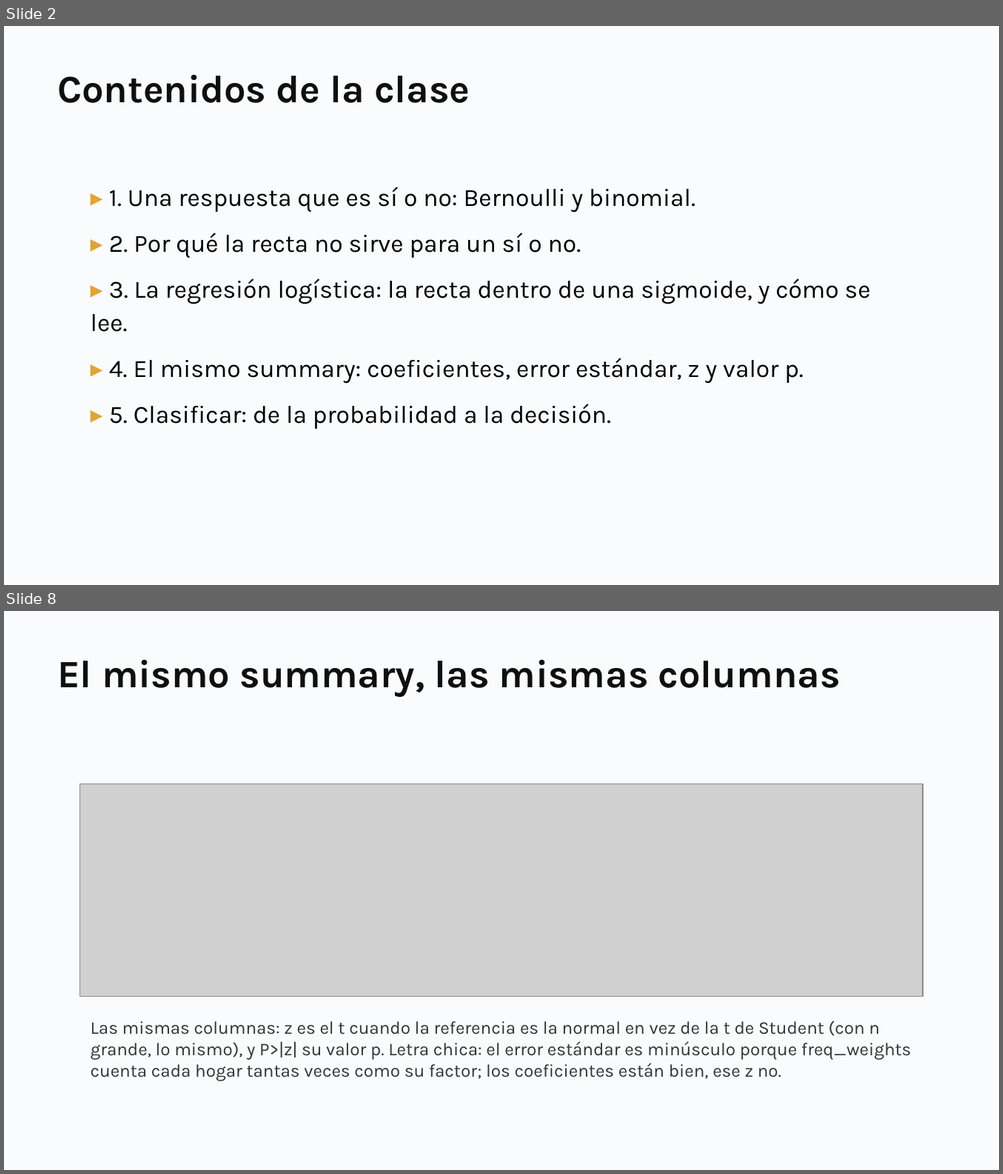
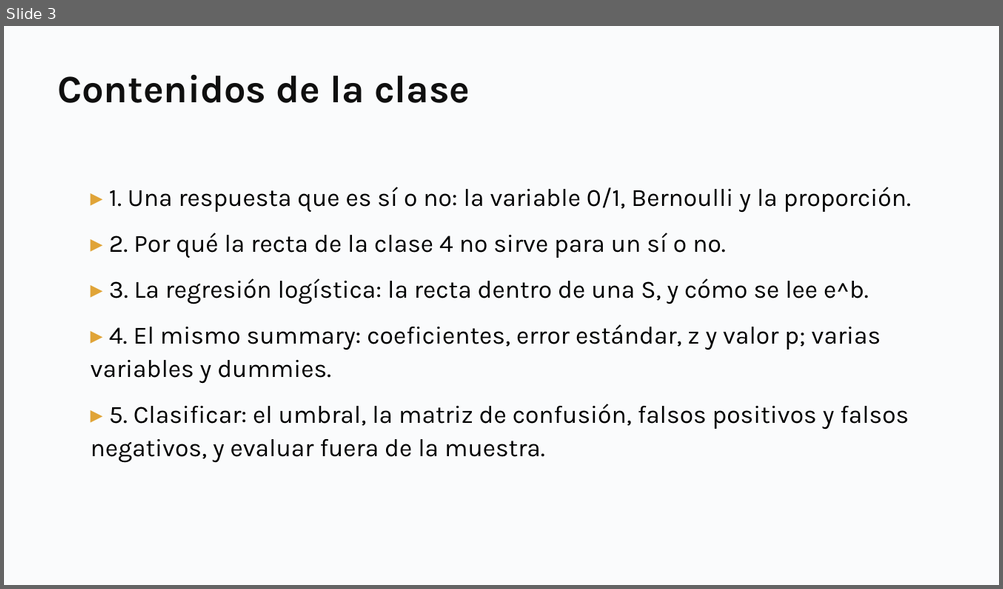
Before and after one commit to daniopitz/diplomado-cdd, a slide deck: presentaciones/clase06_regresion_logistica.pptx. Shown one above the other, each under a label of ours: slides 2 and 8 before the commit, slide 3 after it; the slides between them are not shown. The pictures are 1003x1174 and 1003x589 pixels, drawn with LibreOffice and Linux fonts; fonts in the diff are those of the drawing; grey boxes stand for pictures. Boxes give left, top, right and bottom in pixels: in the first picture for what was removed or moved away, otherwise in the second. Text is boxed around its words. In the diff, an @@ line names an element or a change of style, - is before the commit and + after.

```diff
--- a/presentaciones/clase06_regresion_logistica.pptx
+++ b/presentaciones/clase06_regresion_logistica.pptx
@@ slide 8 removed at (4, 611, 999, 1170), background #FFFFFF @@
@@ rectangle removed at (4, 611, 999, 1170) @@
@@ text removed at (57, 659, 840, 696) @@
-El mismo summary, las mismas columnas
@@ picture removed at (79, 784, 922, 997) @@
@@ text removed at (91, 1020, 910, 1081) @@
-Las mismas columnas: z es el t cuando la referencia es la normal en vez de la t de Student (con n grande, lo mismo), y P>|z| su valor p. Letra chica: el error estándar es minúsculo porque freq_weights cuenta cada hogar tantas veces como su factor; los coeficientes están bien, ese z no.
@@ what was slide 2 is now slide 3 @@
@@ slide 3 changed as well @@
@@ text at (91, 187, 910, 463): text changed @@
-▸ 1. Una respuesta que es sí o no: Bernoulli y binomial.
-▸ 2. Por qué la recta no sirve para un sí o no.
-▸ 3. La regresión logística: la recta dentro de una sigmoide, y cómo se lee.
-▸ 4. El mismo summary: coeficientes, error estándar, z y valor p.
-▸ 5. Clasificar: de la probabilidad a la decisión.
+▸ 1. Una respuesta que es sí o no: la variable 0/1, Bernoulli y la proporción.
+▸ 2. Por qué la recta de la clase 4 no sirve para un sí o no.
+▸ 3. La regresión logística: la recta dentro de una S, y cómo se lee e^b.
+▸ 4. El mismo summary: coeficientes, error estándar, z y valor p; varias variables y dummies.
+▸ 5. Clasificar: el umbral, la matriz de confusión, falsos positivos y falsos negativos, y evaluar fuera de la muestra.
```
Also in this commit, not shown: 5 other slides changed, 32 slides added, 4 other slides removed, 7 other files.
